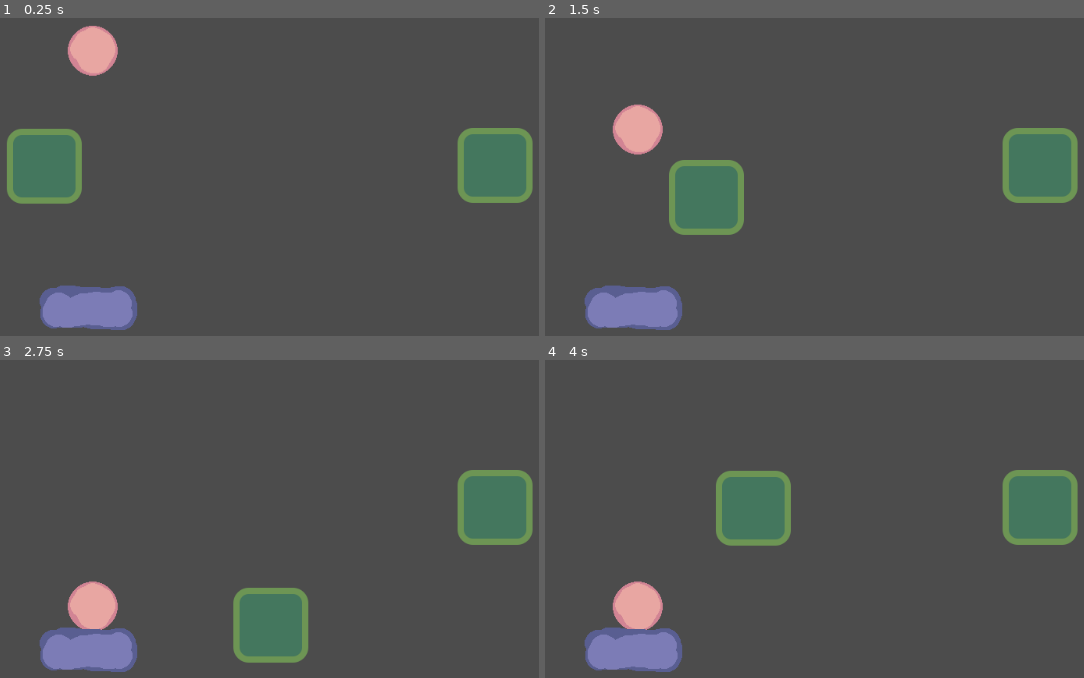
Above: before the commit, frames 1-4 (two rows, left to right).
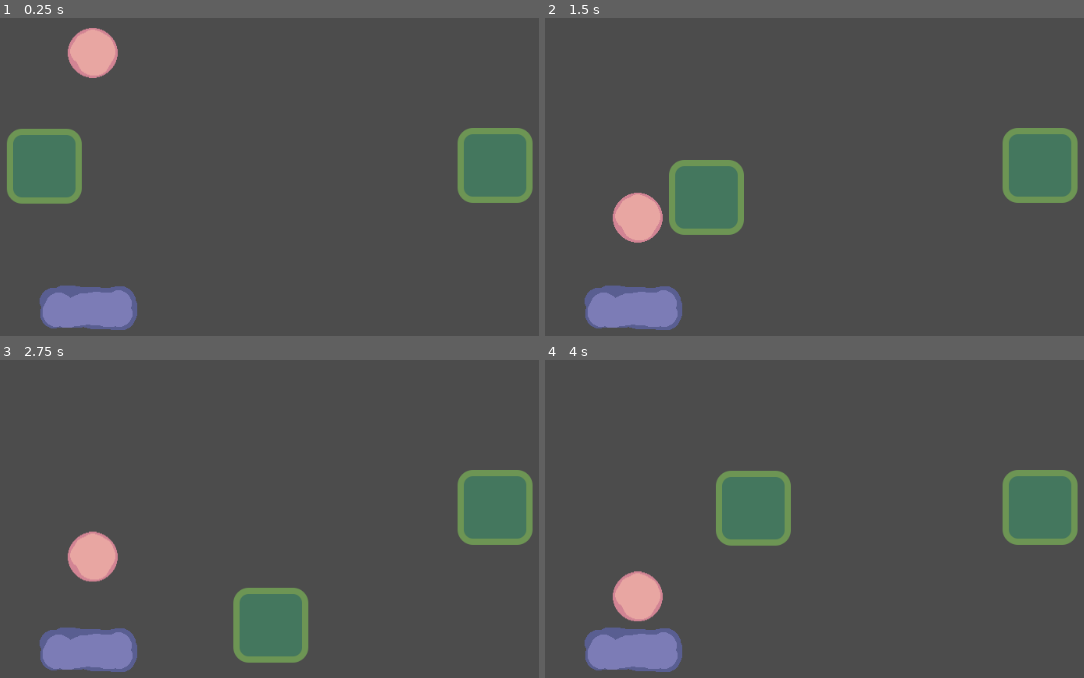
Above: after the commit, the same moments.

Repository: 0xOnyx/UpsiJam2.0
Game: Godot game, scene res://level/level.tscn
The game is run twice, just before and just after one commit, with the same random seed, the same clock (stepped at 60 frames per second) and the same inputs.
Inputs:
- Up to frame 1 (0.25 s): no input
- Up to frame 2 (1.5 s): hold D (1_move_right) 0.53-1.28 s; hold S (1_move_down) from 1.28 s (still down)
- Up to frame 3 (2.75 s): release S (1_move_down) at 2.03 s; hold D (1_move_right) from 2.03 s (still down)
- Up to frame 4 (4 s): release D (1_move_right) at 2.78 s; hold W (1_move_up) 2.78-3.53 s; hold A (1_move_left) from 3.53 s (still down)

The runs differ from the first frame. In frame 1, 0.3% of the frame differs, in the area x 12-22%, y 2-19%; in frame 2, 2.3%, in the area x 12-22%, y 27-71%; in frame 3, 2.3%; in frame 4, 0.8%.

Commit message:
adding bouce to ball

Diff:
--- a/ball/ball.gd
+++ b/ball/ball.gd
@@ -5,9 +5,15 @@
 # var a = 2
 # var b = "text"
 
+onready var bounce_factor
+
+
 
 # Called when the node enters the scene tree for the first time.
 func _ready():
+	if bounce_factor == null:
+			bounce_factor = .5
+	.set_bounce(bounce_factor)
 	pass # Replace with function body.
 
 
--- a/ball/ball.tscn
+++ b/ball/ball.tscn
@@ -7,6 +7,7 @@
 radius = 31.0161
 
 [node name="Ball" type="RigidBody2D"]
+gravity_scale = 2.0
 script = ExtResource( 1 )
 
 [node name="Sprite" type="Sprite" parent="."]
--- a/player/player.tscn
+++ b/player/player.tscn
@@ -1,3 +1,5 @@
 [gd_scene format=2]
 
 [node name="Player" type="Node2D"]
+
+[node name="Position2D" type="Position2D" parent="."]
--- a/project.godot
+++ b/project.godot
@@ -13,6 +13,10 @@
 config/name="Upsi Jam 2 . 0"
 run/main_scene="res://level/level.tscn"
 config/icon="res://icon.png"
+
+[global]
+
+physics=false
 
 [gui]
 
@@ -64,6 +68,7 @@
 [physics]
 
 common/enable_pause_aware_picking=true
+2d/default_linear_damp=0.01
 
 [rendering]
 
